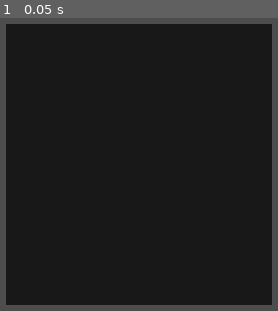
Above: before the commit, frame 1.
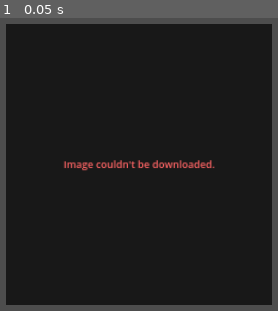
Above: after the commit, the same moment.

Repository: Skyvastern/image-download-tutorial
Game: Godot game, scene res://main/main.tscn
The game is run twice, just before and just after one commit, with the same random seed, the same clock (stepped at 60 frames per second) and the same inputs.
Inputs:
- Up to frame 1 (0.05 s): no input

The runs differ from the first frame. In frame 1, 1.0% of the frame differs, in the area x 23-78%, y 48-53%.

Commit message:
Show image status

Diff:
--- /dev/null
+++ b/main/image_web/image_status/image_status.gd
@@ -0,0 +1,26 @@
+extends Label
+class_name ImageStatus
+
+@export var default_color: Color
+@export var error_color: Color
+@export var anim_player: AnimationPlayer
+
+
+func hide_status() -> void:
+	visible = false
+
+
+func show_status(message: String) -> void:
+	text = message
+	self_modulate = default_color
+	visible = true
+
+	anim_player.play("processing")
+
+
+func show_error(message: String) -> void:
+	text = message
+	self_modulate = error_color
+	visible = true
+
+	anim_player.play("idle")
--- /dev/null
+++ b/main/image_web/image_status/image_status.tscn
@@ -0,0 +1,76 @@
+[gd_scene load_steps=6 format=3 uid="uid://d1ln63nghpb33"]
+
+[ext_resource type="Script" path="res://main/image_web/image_status/image_status.gd" id="1_hwapw"]
+
+[sub_resource type="Animation" id="Animation_nn0x6"]
+length = 0.001
+tracks/0/type = "value"
+tracks/0/imported = false
+tracks/0/enabled = true
+tracks/0/path = NodePath(".:modulate")
+tracks/0/interp = 1
+tracks/0/loop_wrap = true
+tracks/0/keys = {
+"times": PackedFloat32Array(0),
+"transitions": PackedFloat32Array(1),
+"update": 0,
+"values": [Color(1, 1, 1, 1)]
+}
+
+[sub_resource type="Animation" id="Animation_h6xxd"]
+resource_name = "idle"
+step = 0.1
+tracks/0/type = "value"
+tracks/0/imported = false
+tracks/0/enabled = true
+tracks/0/path = NodePath(".:modulate")
+tracks/0/interp = 1
+tracks/0/loop_wrap = true
+tracks/0/keys = {
+"times": PackedFloat32Array(0),
+"transitions": PackedFloat32Array(1),
+"update": 0,
+"values": [Color(1, 1, 1, 1)]
+}
+
+[sub_resource type="Animation" id="Animation_wwsog"]
+resource_name = "processing"
+loop_mode = 1
+step = 0.1
+tracks/0/type = "value"
+tracks/0/imported = false
+tracks/0/enabled = true
+tracks/0/path = NodePath(".:modulate")
+tracks/0/interp = 1
+tracks/0/loop_wrap = true
+tracks/0/keys = {
+"times": PackedFloat32Array(0, 0.5, 1),
+"transitions": PackedFloat32Array(-2, -2, -2),
+"update": 0,
+"values": [Color(1, 1, 1, 1), Color(1, 1, 1, 0.588235), Color(1, 1, 1, 1)]
+}
+
+[sub_resource type="AnimationLibrary" id="AnimationLibrary_0rls5"]
+_data = {
+"RESET": SubResource("Animation_nn0x6"),
+"idle": SubResource("Animation_h6xxd"),
+"processing": SubResource("Animation_wwsog")
+}
+
+[node name="Image Status" type="Label" node_paths=PackedStringArray("anim_player")]
+offset_right = 165.0
+offset_bottom = 30.0
+theme_override_font_sizes/font_size = 24
+text = "Loading image..."
+horizontal_alignment = 1
+vertical_alignment = 1
+script = ExtResource("1_hwapw")
+default_color = Color(1, 1, 1, 1)
+error_color = Color(1, 0.392157, 0.392157, 1)
+anim_player = NodePath("AnimationPlayer")
+
+[node name="AnimationPlayer" type="AnimationPlayer" parent="."]
+libraries = {
+"": SubResource("AnimationLibrary_0rls5")
+}
+autoplay = "idle"
--- a/main/image_web/image_web.gd
+++ b/main/image_web/image_web.gd
@@ -2,6 +2,7 @@
 class_name ImageWeb
 
 @export var image_tr: TextureRect
+@export var image_status: ImageStatus
 @export var image_download_api: ImageDownloadAPI
 
 
@@ -14,9 +15,11 @@
 func _reset_state() -> void:
 	image_tr.texture = null
 	image_tr.visible = false
+	image_status.hide_status()
 
 
 func download_image(url: String) -> void:
+	image_status.show_status("Downloading image...")
 	image_download_api.download(url)
 
 
@@ -29,7 +32,7 @@
 ) -> void:
 
 	if result != HTTPRequest.RESULT_SUCCESS or response_code != 200:
-		push_warning("Image couldn't be downloaded.")
+		image_status.show_error("Image couldn't be downloaded.")
 		return
 
 	var image: Image = Image.new()
@@ -61,8 +64,9 @@
 			error = FAILED
 
 	if error != OK:
-		push_warning("Image cannot be loaded.")
+		image_status.show_error("Image cannot be loaded.")
 		return
 
+	image_status.hide_status()
 	image_tr.texture = ImageTexture.create_from_image(image)
 	image_tr.visible = true
--- a/main/image_web/image_web.tscn
+++ b/main/image_web/image_web.tscn
@@ -1,15 +1,17 @@
-[gd_scene load_steps=3 format=3 uid="uid://b1hpetgn0gssx"]
+[gd_scene load_steps=4 format=3 uid="uid://b1hpetgn0gssx"]
 
 [ext_resource type="Script" path="res://main/image_web/image_web.gd" id="1_ug2qc"]
 [ext_resource type="PackedScene" uid="uid://cixysanw10nsx" path="res://main/image_web/image_download_api/image_download_api.tscn" id="2_qsv0j"]
+[ext_resource type="PackedScene" uid="uid://d1ln63nghpb33" path="res://main/image_web/image_status/image_status.tscn" id="3_85bi5"]
 
-[node name="Image Web" type="ColorRect" node_paths=PackedStringArray("image_tr", "image_download_api")]
+[node name="Image Web" type="ColorRect" node_paths=PackedStringArray("image_tr", "image_status", "image_download_api")]
 offset_right = 640.0
 offset_bottom = 675.0
 size_flags_vertical = 3
 color = Color(0.0962047, 0.0962048, 0.0962047, 1)
 script = ExtResource("1_ug2qc")
 image_tr = NodePath("Image TR")
+image_status = NodePath("Image Status")
 image_download_api = NodePath("Image Download API")
 
 [node name="Image TR" type="TextureRect" parent="."]
@@ -26,4 +28,18 @@
 expand_mode = 1
 stretch_mode = 5
 
+[node name="Image Status" parent="." instance=ExtResource("3_85bi5")]
+layout_mode = 1
+anchors_preset = 8
+anchor_left = 0.5
+anchor_top = 0.5
+anchor_right = 0.5
+anchor_bottom = 0.5
+offset_left = -94.5
+offset_top = -17.0
+offset_right = 94.5
+offset_bottom = 17.0
+grow_horizontal = 2
+grow_vertical = 2
+
 [node name="Image Download API" parent="." instance=ExtResource("2_qsv0j")]
